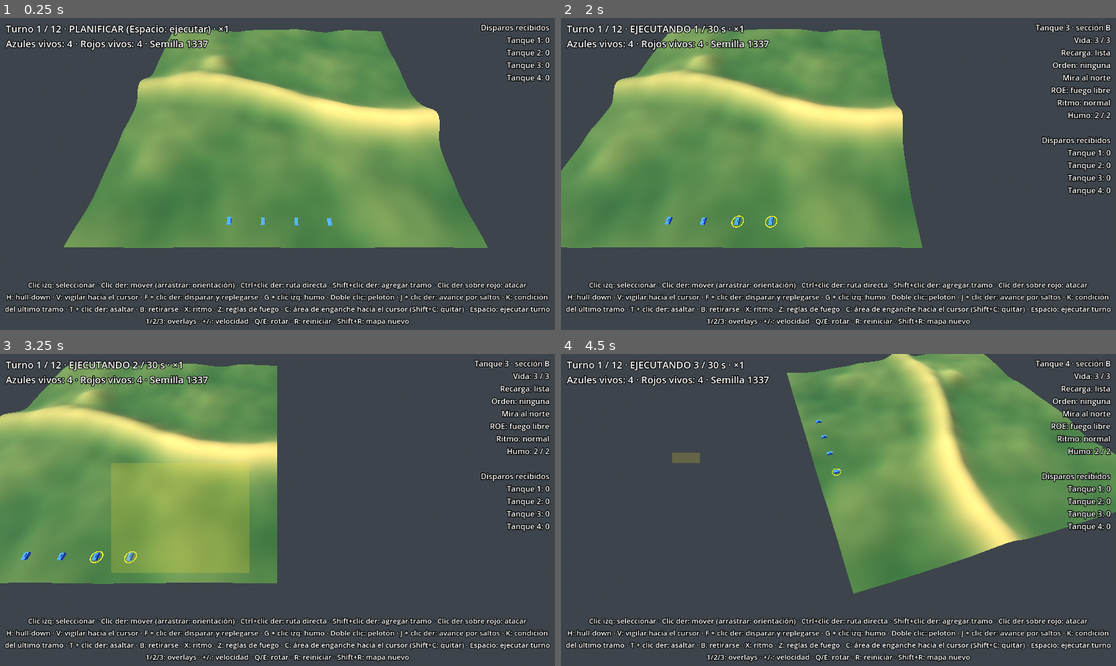
Above: before the commit, frames 1-4 (two rows, left to right).
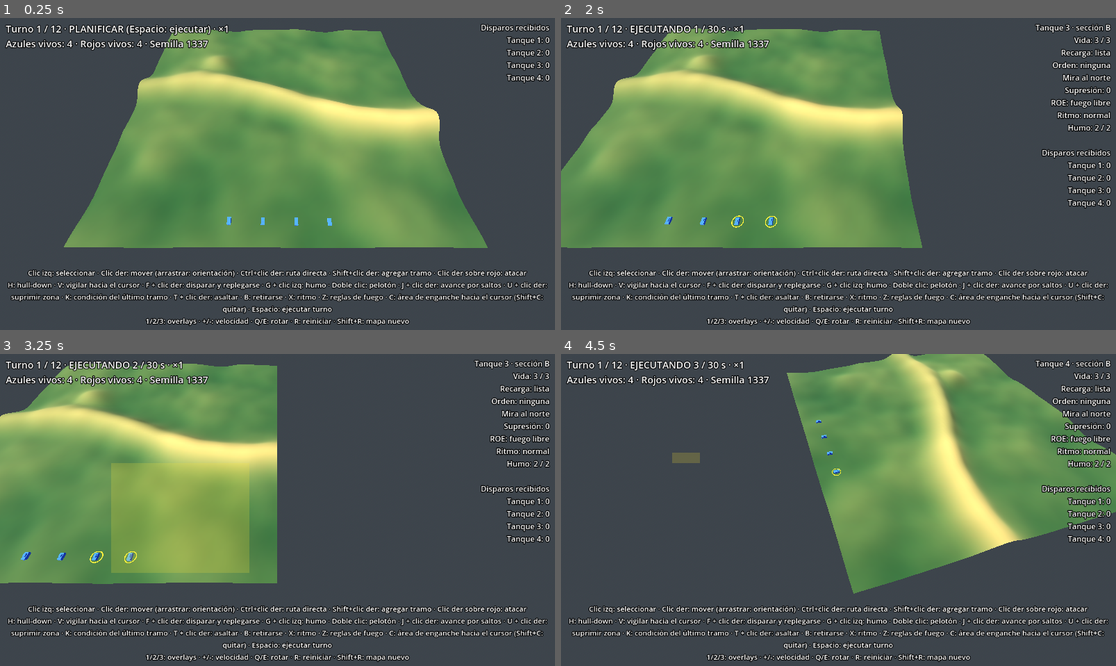
Above: after the commit, the same moments.

Repository: LeandroK99/Demogamev1
Game: Godot game, scene res://main.tscn
The game is run twice, just before and just after one commit, with the same random seed, the same clock (stepped at 60 frames per second) and the same inputs.
Inputs (mouse positions are in pixels of both pictures, inside the frame that each line leads up to):
- Up to frame 1 (0.25 s): no input
- Up to frame 2 (2 s): tap Enter at 0.5 s; move the mouse to (960, 158) at 0.52 s; hold D 0.53-1.25 s; tap U at 0.6 s; click (960, 158) at 0.67 s; tap Space at 0.77 s; tap B at 0.8 s; drag from (727, 189) to (810, 236) at 1.27 s
- Up to frame 3 (3.25 s): move the mouse to (333, 441) at 2.02 s; hold D 2.03-2.75 s; tap U at 2.1 s; tap B at 2.3 s; drag from (249, 572) to (111, 463) at 2.77 s
- Up to frame 4 (4.5 s): move the mouse to (1005, 556) at 3.52 s; hold A 3.53-4.25 s; hold Q 3.53-4.25 s; tap Space at 3.77 s; tap B at 3.8 s; drag from (672, 463) to (755, 432) at 4.27 s

The runs differ from the first frame. In frame 1, 5.4% of the frame differs, in the area x 0-100%, y 80-95%; in frame 2, 6.6%; in frame 3, 6.6%; in frame 4, 6.8%, in the area x 0-100%, y 21-95%.

Commit message:
fase 26: supresión, moral y orden de suprimir zona
Co-Authored-By: Claude Opus 5.5 <noreply@anthropic.com>
Claude-Session: https://claude.ai/code/session_01FRAVKPY78grxLMWDVvAnAv

Diff:
--- a/game/combat_fx.gd
+++ b/game/combat_fx.gd
@@ -60,6 +60,15 @@
 		_flashes.append({"node": flash, "left": FLASH_SECONDS})
 
 
+## Fuego de área (suprimir): trazadoras repartidas sobre la zona.
+func add_area_shot(shooter: Unit, cell: Vector2i) -> void:
+	var center: Vector3 = height_field.cell_to_world(cell)
+	var r: float = Config.SUPPRESS_AREA_RADIUS * Config.CELL_SIZE
+	for i: int in 4:
+		var to: Vector3 = center + Vector3(randf_range(-r, r), randf_range(0.0, 1.0), randf_range(-r, r))
+		_tracers.append({"from": _point(shooter, shooter.eye_h()), "to": to, "left": TRACER_SECONDS * 0.5})
+
+
 func _process(delta: float) -> void:
 	for f: Dictionary in _flashes:
 		f["left"] = float(f["left"]) - delta
--- a/game/hud.gd
+++ b/game/hud.gd
@@ -4,7 +4,7 @@
 
 const PLAYER_SIDE: int = 0
 const HELP: String = "Clic izq: seleccionar · Clic der: mover (arrastrar: orientación) · Ctrl+clic der: ruta directa · Shift+clic der: agregar tramo · Clic der sobre rojo: atacar\n" \
-	+ "H: hull-down · V: vigilar hacia el cursor · F + clic der …(63 unchanged characters)… tón · J + clic der: avance por saltos · K: condición del último tramo · T + clic …(227 unchanged characters)…
+	+ "H: hull-down · V: vigilar hacia el cursor · F + clic der …(63 unchanged characters)… tón · J + clic der: avance por saltos · U + clic der: suprimir zona · K: condición del último tramo · T + clic …(227 unchanged characters)…
 const ORDER_NAMES: Dictionary = {
 	Unit.Order.NONE: "ninguna",
 	Unit.Order.MOVE: "mover",
@@ -15,6 +15,7 @@
 	Unit.Order.SCOOT: "disparar y replegarse",
 	Unit.Order.ASSAULT: "asaltar",
 	Unit.Order.WITHDRAW: "retirarse",
+	Unit.Order.SUPPRESS: "suprimir",
 }
 const ASPECT_NAMES: Array[String] = ["el frente", "el flanco", "la cola"]
 const RISK_NAMES: Array[String] = ["BAJO", "MEDIO", "ALTO"]
@@ -128,6 +129,9 @@
 	if input_controller.pending_mode == "scoot":
 		lines.append("Clic derecho: posición de tiro (Esc cancela)")
 		lines.append("")
+	elif input_controller.pending_mode == "suppress":
+		lines.append("Clic derecho: zona a suprimir (Esc cancela)")
+		lines.append("")
 	elif input_controller.pending_mode == "bound":
 		lines.append("Clic derecho: objetivo del avance por saltos (Esc cancela)")
 		lines.append("")
@@ -153,6 +157,16 @@
 		lines.append("Mira al %s" % compass(sel.heading))
 		if sel.is_infantry():
 			lines.append("Postura: %s" % ("cuerpo a tierra" if sel.prone else "de pie"))
+			var state: String = ""
+			if sel.broken:
+				state = " · QUEBRADA"
+			lines.append("Moral: %d%s" % [roundi(sel.morale), state])
+		var supp_state: String = ""
+		if world.is_pinned(sel):
+			supp_state = " · inmovilizada"
+		elif world.is_suppressed(sel):
+			supp_state = " · abotonado" if not sel.is_infantry() else " · suprimida"
+		lines.append("Supresión: %d%s" % [roundi(sel.suppression), supp_state])
 		var roe_text: String = ROE_NAMES.get(sel.roe, "?")
 		if sel.fire_arc_dir != Vector2.ZERO:
 			roe_text += ", arco al %s" % compass(sel.fire_arc_dir)
--- a/game/input_controller.gd
+++ b/game/input_controller.gd
@@ -112,6 +112,10 @@
 	if key != null and key.pressed and not key.echo and key.physical_keycode == KEY_ESCAPE:
 		pending_mode = ""
 		return
+	if key != null and key.pressed and not key.echo and key.physical_keycode == KEY_U:
+		if world.phase == SimWorld.Phase.PLAN and not selected_ids.is_empty():
+			pending_mode = "suppress"
+		return
 	if key != null and key.pressed and not key.echo and key.physical_keycode == KEY_J:
 		if world.phase == SimWorld.Phase.PLAN and selected_platoon() != null:
 			pending_mode = "bound"
@@ -247,6 +251,12 @@
 		var cells: Dictionary = _formation_cells(world.height_field.world_to_cell(hit as Vector3), Vector2.ZERO)
 		for id: int in cells:
 			world.order_scoot(id, cells[id])
+		return
+	if pending_mode == "suppress":
+		pending_mode = ""
+		var cell: Vector2i = world.height_field.world_to_cell(hit as Vector3)
+		for id: int in selected_ids:
+			world.order_suppress(id, cell)
 		return
 	if pending_mode == "bound":
 		pending_mode = ""
@@ -484,6 +494,9 @@
 			_sector(segs, colors, u, u.fire_arc_dir, Config.FIRE_ARC_HALF_ANGLE_DEG, u.max_engage_m, COLOR_ENGAGE)
 		if u.order == Unit.Order.SCOOT and not u.scoot_fired and not u.path.is_empty():
 			_dashed(segs, colors, Vector2(u.path.back()), Vector2(u.return_cell), COLOR_SCOOT)
+		if u.order == Unit.Order.SUPPRESS:
+			_dashed(segs, colors, u.pos, Vector2(u.suppress_cell), COLOR_ATTACK)
+			_cross(segs, colors, Vector2(u.suppress_cell), COLOR_ATTACK)
 		if u.attack_target >= 0 and world.known_enemies[PLAYER_SIDE].has(u.attack_target):
 			var cell: Vector2i = world.known_enemies[PLAYER_SIDE][u.attack_target]["cell"]
 			_seg(segs, colors, start + Vector3.UP * 2.0, _ground(Vector2(cell)) + Vector3.UP * 2.0, COLOR_ATTACK)
--- a/game/turn_controller.gd
+++ b/game/turn_controller.gd
@@ -57,7 +57,10 @@
 				break
 	for e: Dictionary in world.shot_events:
 		var shooter: Unit = world.units[int(e["shooter"])]
-		if shooter.side == PLAYER_SIDE or world.visible_enemies[PLAYER_SIDE].has(shooter.id):
+		if int(e["target"]) < 0:
+			if shooter.side == PLAYER_SIDE or world.visible_enemies[PLAYER_SIDE].has(shooter.id):
+				fx.add_area_shot(shooter, e["cell"])
+		elif shooter.side == PLAYER_SIDE or world.visible_enemies[PLAYER_SIDE].has(shooter.id):
 			fx.add_shot(shooter, world.units[int(e["target"])], bool(e["hit"]), int(e.get("aspect", SimWorld.Aspect.FRONT)), int(e.get("weapon", Unit.Weapon.CANNON)))
 	world.shot_events.clear()
 	var alpha: float = clampf(_accum / Config.TICK, 0.0, 1.0) if world.phase == SimWorld.Phase.EXECUTE else 1.0
--- a/game/unit_view.gd
+++ b/game/unit_view.gd
@@ -85,7 +85,13 @@
 	_place(prev_pos.lerp(unit.pos, alpha))
 	rotation.y = atan2(-unit.heading.x, -unit.heading.y)
 	if _label != null:
-		_label.text = "%d" % unit.hp
+		var mark: String = ""
+		if unit.broken:
+			mark = " !"
+		elif unit.suppression >= Config.SUPPRESSED:
+			mark = " ▼"
+		_label.text = "%d%s" % [unit.hp, mark]
+		_label.modulate = Color.WHITE.lerp(Color(1.0, 0.35, 0.2), clampf(unit.suppression / 100.0, 0.0, 1.0))
 		_hull.scale.y = 0.5 if unit.prone else 1.0
 
 
--- a/sim/config.gd
+++ b/sim/config.gd
@@ -77,6 +77,28 @@
 const WALL_LEN_MAX: int = 10
 const PIT_COUNT: int = 25
 
+# --- Supresión y moral ---
+const SUPP_CANNON: float = 30.0 # supresión por disparo recibido, según el arma
+const SUPP_COAX: float = 25.0
+const SUPP_RIFLES: float = 20.0
+const SUPP_AT: float = 30.0
+const SUPP_HIT_MULT: float = 1.5 # si además impacta
+const SUPP_NEAR_RADIUS: float = 2.0 # celdas: las unidades del blanco a esta distancia reciben la mitad
+const SUPP_DECAY: float = 5.0 # por segundo, pasados SUPP_DECAY_DELAY sin fuego
+const SUPP_DECAY_DELAY: float = 2.0
+const SUPPRESSED: float = 50.0 # desde acá la escuadra no avanza, tira a la mitad y se tira al suelo
+const PINNED: float = 85.0 # desde acá no tira
+const SUPPRESSED_FIRE_FACTOR: float = 0.5
+const TANK_BUTTONED_SPOT_FACTOR: float = 0.5 # tanque con supresión alta (abotonado): ve a esta fracción
+const MORALE_PER_CASUALTY: float = 8.0
+const MORALE_SUPP_DRAIN: float = 1.0 # por segundo mientras está suprimida
+const MORALE_RECOVER_PER_TURN: float = 10.0 # al terminar el turno sin estar suprimida
+const MORALE_BREAK: float = 25.0 # por debajo, se quiebra
+const MORALE_RALLY: float = 40.0 # quebrada, se recupera al llegar a esto
+const SUPPRESS_AREA_RADIUS: float = 3.0 # celdas: zona que bate la orden suprimir
+const SUPPRESS_AREA_SUPP: float = 0.7 # fracción de la supresión del arma que recibe cada unidad en la zona
+const SUPPRESS_AREA_HIT_FACTOR: float = 0.2 # el fuego de área casi no mata
+
 # --- Generación del terreno ---
 const NOISE_FREQUENCY: float = 0.02 # frecuencia del Simplex
 const NOISE_OCTAVES: int = 3
--- a/sim/sim_world.gd
+++ b/sim/sim_world.gd
@@ -50,6 +50,7 @@
 var _exposure: Array[PackedFloat32Array] = []
 var _pathfinder_side: Array[int] = [-1, -1] # por tipo: bando cuya exposición está cargada en su pathfinder
 var ai: AICommander = null # IA del bando rojo (null = sin IA)
+var _forcing: bool = false # órdenes que da la propia simulación (una retirada por moral quebrada)
 var cover: CoverMap = null # cobertura fina (null = sin cobertura, como en la demo de tanques)
 
 
@@ -142,6 +143,21 @@
 	invalidate_exposure()
 	if ai != null and not game_over:
 		ai.issue_orders(self)
+	_rout_broken()
+
+
+## Escuadras con la moral quebrada: se retiran solas (reemplaza la orden que tuvieran).
+func _rout_broken() -> void:
+	for u: Unit in units:
+		if u.alive and u.broken:
+			_forcing = true
+			order_withdraw(u.id)
+			_forcing = false
+
+
+## ¿La unidad acepta órdenes ahora? (viva, en PLAN y sin la moral quebrada)
+func _can_order(u: Unit) -> bool:
+	return u != null and u.alive and phase == Phase.PLAN and (not u.broken or _forcing)
 
 
 ## Espacio: arranca la ejecución del turno.
@@ -177,6 +193,8 @@
 ## SPOT_RANGE_STATIONARY; quieto y con el casco oculto para el observador, SPOT_RANGE_HULLDOWN.
 func _can_spot(observer: Unit, target: Unit) -> bool:
 	var d: float = TerrainAnalysis.dist_m(observer.cell(), target.cell())
+	if not observer.is_infantry() and is_suppressed(observer):
+		d /= Config.TANK_BUTTONED_SPOT_FACTOR # abotonado: ve a menos distancia
 	if d > Config.MAX_RANGE:
 		return false
 	if not analysis.los(observer.cell(), observer.eye_h(), target.cell(), target.center_h()):
@@ -248,7 +266,7 @@
 ## append = true: agrega un tramo desde el destino actual (waypoint) en vez de reemplazar la ruta.
 func order_move(unit_id: int, target_cell: Vector2i, facing: Vector2 = Vector2.ZERO, covered: bool = true, append: bool = false) -> bool:
 	var u: Unit = get_unit(unit_id)
-	if u == null or not u.alive or phase != Phase.PLAN:
+	if not _can_order(u):
 		return false
 	append = append and not u.path.is_empty()
 	var from: Vector2i = destination(u) if append else u.cell()
@@ -301,6 +319,11 @@
 	return {"type": "unit", "unit": unit_id}
 
 
+## Cuando esa unidad (propia o enemiga) está suprimida (o murió).
+static func gate_suppressed(unit_id: int) -> Dictionary:
+	return {"type": "suppressed", "unit": unit_id}
+
+
 ## Pone (o quita, con gate vacío) la condición del tramo leg (-1 = el último). Solo en PLAN.
 func gate_leg(unit_id: int, leg: int, gate: Dictionary) -> bool:
 	var wp: Variant = _leg(unit_id, leg)
@@ -355,6 +378,9 @@
 			return not visible_enemies[u.side].is_empty()
 		"signal":
 			return signals[u.side].has(gate["name"])
+		"suppressed":
+			var target: Unit = get_unit(int(gate["unit"]))
+			return target == null or not target.alive or is_suppressed(target)
 		"all_signals":
 			for n: String in gate["names"]:
 				if not signals[u.side].has(n):
@@ -531,7 +557,7 @@
 ## si no hay amenazas, WITHDRAW_RADIUS celdas hacia atrás.
 func order_withdraw(unit_id: int, target_cell: Vector2i = Vector2i(-1, -1)) -> bool:
 	var u: Unit = get_unit(unit_id)
-	if u == null or not u.alive or phase != Phase.PLAN:
+	if not _can_order(u):
 		return false
 	var threats: Array[Vector2i] = threats_for(u.side)
 	if not height_field.in_bounds(target_cell):
@@ -586,7 +612,7 @@
 ## de ±OVERWATCH_HALF_ANGLE_DEG. Cualquier otra orden la cancela.
 func order_overwatch(unit_id: int, dir: Vector2) -> bool:
 	var u: Unit = get_unit(unit_id)
-	if u == null or not u.alive or phase != Phase.PLAN or dir.length() < 0.001:
+	if not _can_order(u) or dir.length() < 0.001:
 		return false
 	u.path.clear()
 	u.waypoints.clear()
@@ -677,7 +703,7 @@
 func order_attack(unit_id: int, enemy_id: int) -> bool:
 	var u: Unit = get_unit(unit_id)
 	var enemy: Unit = get_unit(enemy_id)
-	if u == null or enemy == null or not u.alive or not enemy.alive or enemy.side == u.side:
+	if not _can_order(u) or enemy == null or not enemy.alive or enemy.side == u.side:
 		return false
 	if phase != Phase.PLAN or not known_enemies[u.side].has(enemy_id):
 		return false
@@ -796,7 +822,11 @@
 			u.moving = false
 			continue
 		u.waiting = false
+		if is_suppressed(u) and u.is_infantry():
+			u.moving = false # cuerpo a tierra, no avanza
+			continue
 		_advance(u, Config.TICK)
+	_update_suppression()
 	_update_posture()
 	tick_in_turn += 1
 	total_ticks += 1
@@ -808,6 +838,65 @@
 		_end_turn()
 
 
+func is_suppressed(u: Unit) -> bool:
+	return u.suppression >= Config.SUPPRESSED
+
+
+func is_pinned(u: Unit) -> bool:
+	return u.is_infantry() and u.suppression >= Config.PINNED
+
+
+## La supresión baja sola pasado un rato sin fuego; la infantería suprimida pierde moral.
+func _update_suppression() -> void:
+	for u: Unit in units:
+		if not u.alive:
+			continue
+		if float(total_ticks - u.last_suppressed_tick) * Config.TICK > Config.SUPP_DECAY_DELAY:
+			u.suppression = maxf(0.0, u.suppression - Config.SUPP_DECAY * Config.TICK)
+		if u.is_infantry() and is_suppressed(u):
+			_lose_morale(u, Config.MORALE_SUPP_DRAIN * Config.TICK)
+
+
+func _lose_morale(u: Unit, amount: float) -> void:
+	if not u.is_infantry():
+		return
+	u.morale = maxf(0.0, u.morale - amount)
+	if u.morale < Config.MORALE_BREAK:
+		u.broken = true
+
+
+## Supresión de un disparo con el arma w contra target (y la mitad a las unidades cercanas del mismo bando).
+func _suppress(target: Unit, w: int, hit: bool, factor: float = 1.0) -> void:
+	var amount: float = weapon_suppression(w) * factor * (Config.SUPP_HIT_MULT if hit else 1.0)
+	for u: Unit in units:
+		if not u.alive or u.side != target.side:
+			continue
+		var d: float = u.pos.distance_to(target.pos)
+		if u == target:
+			_add_suppression(u, amount)
+		elif d <= Config.SUPP_NEAR_RADIUS:
+			_add_suppression(u, amount * 0.5)
+
+
+func _add_suppression(u: Unit, amount: float) -> void:
+	u.suppression = minf(100.0, u.suppression + amount)
+	u.last_suppressed_tick = total_ticks
+	if u.is_infantry() and is_suppressed(u):
+		u.prone = true
+		u.still_time = maxf(u.still_time, Config.INF_PRONE_SECONDS)
+
+
+static func weapon_suppression(w: int) -> float:
+	match w:
+		Unit.Weapon.COAX:
+			return Config.SUPP_COAX
+		Unit.Weapon.RIFLES:
+			return Config.SUPP_RIFLES
+		Unit.Weapon.AT:
+			return Config.SUPP_AT
+	return Config.SUPP_CANNON
+
+
 ## Infantería: en movimiento va de pie; quieta INF_PRONE_SECONDS, cuerpo a tierra.
 func _update_posture() -> void:
 	for u: Unit in units:
@@ -816,6 +905,8 @@
 		if u.moving:
 			u.still_time = 0.0
 			u.prone = false
+		elif is_suppressed(u):
+			u.prone = true
 		else:
 			u.still_time += Config.TICK
 			u.prone = u.still_time >= Config.INF_PRONE_SECONDS - 0.0001
@@ -839,6 +930,13 @@
 		shooter.reload2_left = maxf(0.0, shooter.reload2_left - Config.TICK)
 		if shooter.reload2_left > 0.0 or (w == Unit.Weapon.AT and shooter.at_charges <= 0):
 			return
+	if is_pinned(shooter):
+		return
+	var anti_inf: bool = weapon_target_kind(w) == Unit.Kind.INFANTRY
+	if anti_inf and shooter.order == Unit.Order.SUPPRESS:
+		if roe_allows_fire(shooter):
+			_area_fire(shooter, slot, w)
+		return
 	var target: Unit = _pick_target(shooter, w)
 	if target == null:
 		return
@@ -855,16 +953,70 @@
 	target.last_fired_upon_tick = total_ticks
 	var hit: bool = rng.randf() < hit_probability(shooter, target, w)
 	if hit:
-		target.hp -= 1
-		if target.hp <= 0:
-			target.alive = false
-			target.moving = false
-			target.path.clear()
+		_damage(target)
+	_suppress(target, w, hit)
 	shooter.overwatch_ready = false
 	if shooter.order == Unit.Order.SCOOT and not shooter.scoot_fired:
 		_start_scoot_return(shooter, target)
 	shot_events.append({"shooter": shooter.id, "target": target.id, "hit": hit,
 		"aspect": aspect_of(target, shooter.pos), "weapon": w})
+
+
+## Un impacto: un hombre menos (con su golpe a la moral) o un impacto de cañón.
+func _damage(target: Unit) -> void:
+	target.hp -= 1
+	_lose_morale(target, Config.MORALE_PER_CASUALTY)
+	if target.hp <= 0:
+		target.alive = false
+		target.moving = false
+		target.path.clear()
+
+
+## Fuego de área de la orden SUPPRESS: bate la zona aunque no haya blanco visible.
+## Suprime a todo enemigo en SUPPRESS_AREA_RADIUS y casi no causa bajas.
+func _area_fire(shooter: Unit, slot: int, w: int) -> void:
+	if not can_suppress_at(shooter, shooter.suppress_cell):
+		return
+	if slot == 0:
+		shooter.reload_left = weapon_reload(w)
+	else:
+		shooter.reload2_left = weapon_reload(w)
+	shooter.last_fire_tick = total_ticks
+	var center: Vector2 = Vector2(shooter.suppress_cell)
+	for u: Unit in units:
+		if not u.alive or u.side == shooter.side or u.pos.distance_to(center) > Config.SUPPRESS_AREA_RADIUS:
+			continue
+		known_enemies[u.side][shooter.id] = {"cell": shooter.cell(), "last_seen_turn": turn}
+		if u.is_infantry() and rng.randf() < hit_probability(shooter, u, w) * Config.SUPPRESS_AREA_HIT_FACTOR:
+			_damage(u)
+		_add_suppression(u, weapon_suppression(w) * Config.SUPPRESS_AREA_SUPP)
+	shot_events.append({"shooter": shooter.id, "target": -1, "cell": shooter.suppress_cell, "hit": false,
+		"aspect": Aspect.FRONT, "weapon": w})
+
+
+## ¿Puede batir la zona? Alcance del arma antipersonal y línea de visión al suelo de la zona.
+func can_suppress_at(u: Unit, cell: Vector2i) -> bool:
+	var w: int = u.weapon(0) if u.is_infantry() else u.weapon(1)
+	return height_field.in_bounds(cell) and TerrainAnalysis.dist_m(u.cell(), cell) <= weapon_range(w) \
+		and analysis.los(u.cell(), u.eye_h(), cell, 1.0)
+
+
+## Orden SUPPRESS: quieta, batiendo la zona alrededor de cell con su arma antipersonal
+## (fusiles o coaxial). El cañón del tanque sigue tirando a tanques. Solo en PLAN.
+func order_suppress(unit_id: int, cell: Vector2i) -> bool:
+	var u: Unit = get_unit(unit_id)
+	if not _can_order(u) or not can_suppress_at(u, cell):
+		return false
+	u.path.clear()
+	u.waypoints.clear()
+	u.moving = false
+	u.attack_target = -1
+	u.reversing = false
+	u.final_heading = Vector2.ZERO
+	_face(u, Vector2(cell))
+	u.suppress_cell = cell
+	u.order = Unit.Order.SUPPRESS
+	return true
 
 
 ## ¿Contra qué tipo de unidad sirve el arma?
@@ -1033,9 +1185,14 @@
 	return minf(p_hit_base * f_dist * f_hull * f_move * f_armor, p_hit_max)
 
 
-## Escuadra diezmada: tira peor.
+## Escuadra diezmada o suprimida: tira peor.
 static func _weak_factor(shooter: Unit) -> float:
-	return Config.INF_WEAK_FACTOR if shooter.is_infantry() and shooter.hp <= Config.INF_WEAK_MEN else 1.0
+	var f: float = 1.0
+	if shooter.is_infantry() and shooter.hp <= Config.INF_WEAK_MEN:
+		f *= Config.INF_WEAK_FACTOR
+	if shooter.is_infantry() and shooter.suppression >= Config.SUPPRESSED:
+		f *= Config.SUPPRESSED_FIRE_FACTOR
+	return f
 
 
 ## Probabilidad de que un tirador quieto en shooter_cell impacte a un blanco en target_cell
@@ -1130,6 +1287,11 @@
 
 func _end_turn() -> void:
 	_age_smoke()
+	for u: Unit in units:
+		if u.alive and u.is_infantry() and not is_suppressed(u):
+			u.morale = minf(100.0, u.morale + Config.MORALE_RECOVER_PER_TURN)
+			if u.broken and u.morale >= Config.MORALE_RALLY:
+				u.broken = false
 	update_detection()
 	if turn >= Config.MAX_TURNS:
 		var blue: int = alive_count(0)
--- a/sim/unit.gd
+++ b/sim/unit.gd
@@ -7,7 +7,7 @@
 ## fusiles y ametralladora (contra infantería) y un antitanque con pocas cargas.
 enum Weapon { CANNON, COAX, RIFLES, AT }
 
-enum Order { NONE, MOVE, HULLDOWN, HOLD, ATTACK, OVERWATCH, SCOOT, ASSAULT, WITHDRAW }
+enum Order { NONE, MOVE, HULLDOWN, HOLD, ATTACK, OVERWATCH, SCOOT, ASSAULT, WITHDRAW, SUPPRESS }
 ## Reglas de fuego: libre, solo si te dispararon hace poco, o retener.
 enum Roe { FREE, RETURN_FIRE, HOLD }
 ## Ritmo de marcha: normal, rápido (más veloz, tira peor) o cauto (lento, se detecta como si estuviera quieto).
@@ -37,6 +37,11 @@
 var order: int = Order.NONE
 var moving: bool = false
 var prone: bool = false # infantería cuerpo a tierra
+var suppression: float = 0.0 # 0..100: sube con el fuego recibido, aunque no impacte
+var last_suppressed_tick: int = -1000000 # tick global de la última vez que la suprimieron
+var morale: float = 100.0 # 0..100 (solo infantería): baja con bajas y supresión
+var broken: bool = false # moral quebrada: se repliega sola e ignora órdenes hasta recuperarse
+var suppress_cell: Vector2i = Vector2i.ZERO # orden SUPPRESS: centro de la zona a batir
 var still_time: float = 0.0 # segundos quieta (la infantería se tira cuerpo a tierra)
 var waiting: bool = false # tiene ruta pero espera la condición del tramo actual
 var alive: bool = true
--- /dev/null
+++ b/tests/test_suppression.gd
@@ -0,0 +1,142 @@
+extends TestBase
+## Tests de supresión, moral y la orden de suprimir.
+
+const N: int = 96
+
+
+## Llano sin IA, sin los tanques del despliegue (salvo el rojo 4, lejos y sin recarga).
+func _world() -> SimWorld:
+	var world: SimWorld = SimWorld.new(7, HeightField.new(N), false)
+	for u: Unit in world.units:
+		u.alive = u.id == 4
+	world.units[4].pos = Vector2(5, 2)
+	world.units[4].reload_left = 1000.0
+	world.units[4].reload2_left = 1000.0
+	return world
+
+
+func _quiet(u: Unit) -> void:
+	u.reload_left = 1000.0
+	u.reload2_left = 1000.0
+
+
+func test_misses_still_suppress() -> void:
+	var world: SimWorld = _world()
+	var a: Unit = world.add_unit(0, Vector2(48, 60), Unit.Kind.INFANTRY)
+	var b: Unit = world.add_unit(1, Vector2(48, 45), Unit.Kind.INFANTRY)
+	_quiet(b)
+	b.moving = true
+	world.update_detection()
+	world.begin_execute()
+	world.p_hit_max = 0.0 # nunca aciertan
+	for i: int in 30:
+		b.moving = true
+		world._fire_slot(a, 0)
+		a.reload_left = 0.0
+	assert_true(b.suppression >= Config.SUPPRESSED, "suprimida (%.0f)" % b.suppression)
+	assert_true(b.prone, "cuerpo a tierra")
+
+
+func test_suppressed_squad_does_not_advance() -> void:
+	var world: SimWorld = _world()
+	var sq: Unit = world.add_unit(0, Vector2(48, 80), Unit.Kind.INFANTRY)
+	world.order_move(sq.id, Vector2i(48, 60))
+	sq.suppression = 80.0
+	sq.last_suppressed_tick = 0
+	world.begin_execute()
+	for i: int in 10:
+		world.step()
+	assert_eq(sq.pos, Vector2(48, 80), "suprimida no avanza")
+	for i: int in 200: # la supresión baja sola
+		world.step()
+	assert_lt(sq.suppression, Config.SUPPRESSED, "la supresión bajó")
+	assert_true(sq.pos.y < 80.0, "y siguió avanzando")
+
+
+func test_casualties_break_morale_and_squad_withdraws() -> void:
+	var world: SimWorld = _world()
+	var sq: Unit = world.add_unit(0, Vector2(48, 60), Unit.Kind.INFANTRY)
+	world.known_enemies[0][4] = {"cell": Vector2i(48, 30), "last_seen_turn": world.turn}
+	world.units[4].pos = Vector2(48, 30)
+	for i: int in 6:
+		world._damage(sq)
+	assert_true(sq.morale < Config.MORALE_BREAK + 30.0, "moral baja (%.0f)" % sq.morale)
+	sq.morale = 10.0
+	world._lose_morale(sq, 1.0)
+	assert_true(sq.broken, "quebrada")
+	world.start_plan()
+	assert_eq(sq.order, Unit.Order.WITHDRAW, "se retira sola")
+	assert_true(not world.order_move(sq.id, Vector2i(48, 40)), "no acepta órdenes")
+
+
+func test_morale_recovers_and_rallies() -> void:
+	var world: SimWorld = _world()
+	var sq: Unit = world.add_unit(0, Vector2(48, 60), Unit.Kind.INFANTRY)
+	sq.morale = 20.0
+	sq.broken = true
+	world._end_turn()
+	world._end_turn()
+	assert_true(sq.morale >= Config.MORALE_RALLY, "recupera moral (%.0f)" % sq.morale)
+	assert_true(not sq.broken, "se rehace")
+
+
+func test_suppress_area_without_visible_target() -> void:
+	var world: SimWorld = _world()
+	var tank: Unit = world.add_unit(0, Vector2(48, 80), Unit.Kind.TANK)
+	var hidden: Unit = world.add_unit(1, Vector2(48, 40), Unit.Kind.INFANTRY) # 160 m, cuerpo a tierra: no se la ve
+	_quiet(hidden)
+	hidden.prone = true
+	hidden.still_time = 100.0
+	world.update_detection()
+	assert_true(not world.visible_enemies[0].has(hidden.id), "no se la ve")
+	assert_true(world.order_suppress(tank.id, Vector2i(49, 41)), "orden de suprimir aceptada")
+	world.begin_execute()
+	for i: int in 60:
+		world.step()
+	assert_true(hidden.suppression >= Config.SUPPRESSED, "la zona batida la suprime (%.0f)" % hidden.suppression)
+	var area_shots: int = 0
+	for e: Dictionary in world.shot_events:
+		if int(e["target"]) < 0:
+			area_shots += 1
+	assert_true(area_shots > 1, "tiró a la zona")
+
+
+func test_pinned_squad_does_not_fire() -> void:
+	var world: SimWorld = _world()
+	var a: Unit = world.add_unit(0, Vector2(48, 60), Unit.Kind.INFANTRY)
+	var b: Unit = world.add_unit(1, Vector2(48, 50), Unit.Kind.INFANTRY)
+	_quiet(b)
+	b.moving = true
+	a.suppression = 95.0
+	a.last_suppressed_tick = 0
+	world.update_detection()
+	world.begin_execute()
+	world.step()
+	assert_eq(world.shot_events.size(), 0, "inmovilizada: no tira")
+
+
+func test_buttoned_tank_sees_less() -> void:
+	var world: SimWorld = _world()
+	var tank: Unit = world.add_unit(0, Vector2(48, 80), Unit.Kind.TANK)
+	var red: Unit = world.units[4]
+	red.pos = Vector2(48, 30) # 200 m, quieto con casco visible: se lo ve hasta 220 m
+	world.update_detection()
+	assert_true(world.visible_enemies[0].has(4), "lo ve")
+	tank.suppression = 60.0
+	world.update_detection()
+	assert_true(not world.visible_enemies[0].has(4), "abotonado no lo ve")
+
+
+func test_gate_suppressed() -> void:
+	var world: SimWorld = _world()
+	var a: Unit = world.add_unit(0, Vector2(48, 80), Unit.Kind.INFANTRY)
+	var enemy: Unit = world.add_unit(1, Vector2(48, 40), Unit.Kind.INFANTRY)
+	_quiet(enemy)
+	world.order_move(a.id, Vector2i(48, 70))
+	world.gate_leg(a.id, 0, SimWorld.gate_suppressed(enemy.id))
+	world.begin_execute()
+	world.step()
+	assert_true(a.waiting, "espera a que el enemigo esté suprimido")
+	enemy.suppression = 70.0
+	world.step()
+	assert_true(not a.waiting, "arranca")
